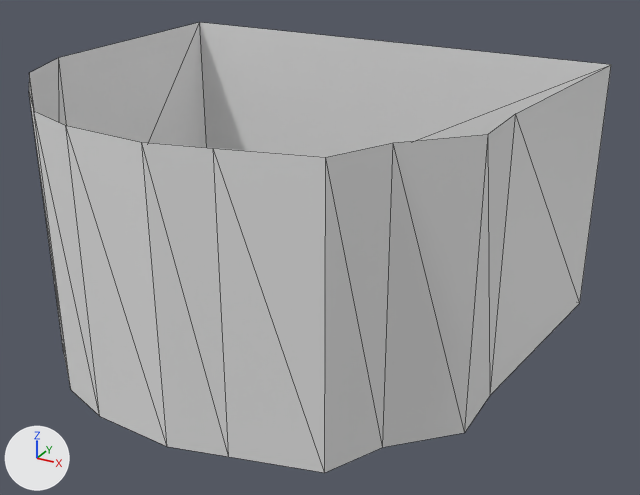
Two versions of the OBJ model osmunity/osm-unity/Assets/Way_16.obj, one commit apart.
Camera for both pictures: a camera (50 mm lens) standing at (15.4, -23.3, 17.1) and looking at (0.9, 3.2, 3.8). The lights are fixed; the arrows at lower left show +X, +Y and +Z. Mesh edges are drawn as thin lines. Where no turn or scale is listed for an object, it has been applied to the vertices. Vertices at the same position are counted once.

Script lines for the objects in view, before the commit:
```python
me_way_16 = bpy.data.meshes.new('Way_16')
me_way_16.from_pydata(...)  # 26 vertices, 26 faces; spans x -10.0..9.0, y -5.2..11.3, z 0.0..10.0
ob_way_16 = bpy.data.objects.new('Way_16', me_way_16)
ob_way_16.location = (0.0, 0.0, 0.0)
```
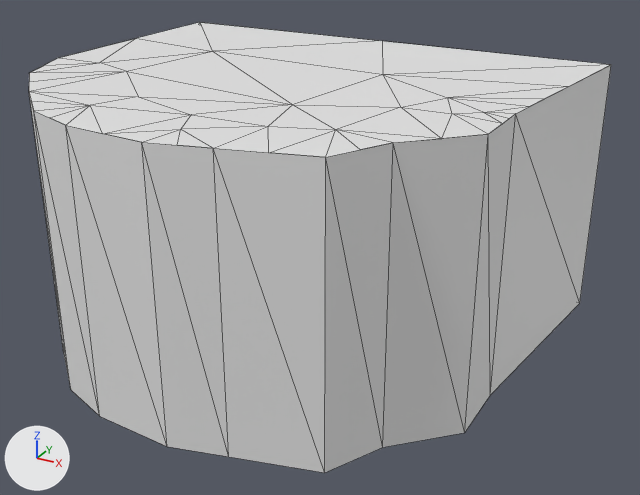
Where the change shows, as pixel boxes (x1, y1, x2, y2) in the pictures (640 x 495 px):
part 1 of me_way_16, added
    after: (29, 22, 610, 157)

The change, as a diff of the scene's bpy script:
```diff
--- a/osmunity/osm-unity/Assets/Way_16.obj.py
+++ b/osmunity/osm-unity/Assets/Way_16.obj.py
@@ me_way_16 @@
 # used by ob_way_16; location = (0.0, 0.0, 0.0)
-me_way_16.from_pydata(...)  # 26 vertices, 26 faces; spans x -10.0..9.0, y -5.2..11.3, z 0.0..10.0
+me_way_16.from_pydata(...)  # 57 vertices, 83 faces; spans x -10.0..9.0, y -5.2..11.3, z 0.0..10.0
+# me_way_16 part 1
+# 31 vertices are added at x -10.0..8.5, y -5.1..11.1, z 10.0
+# 57 new faces join them
```
